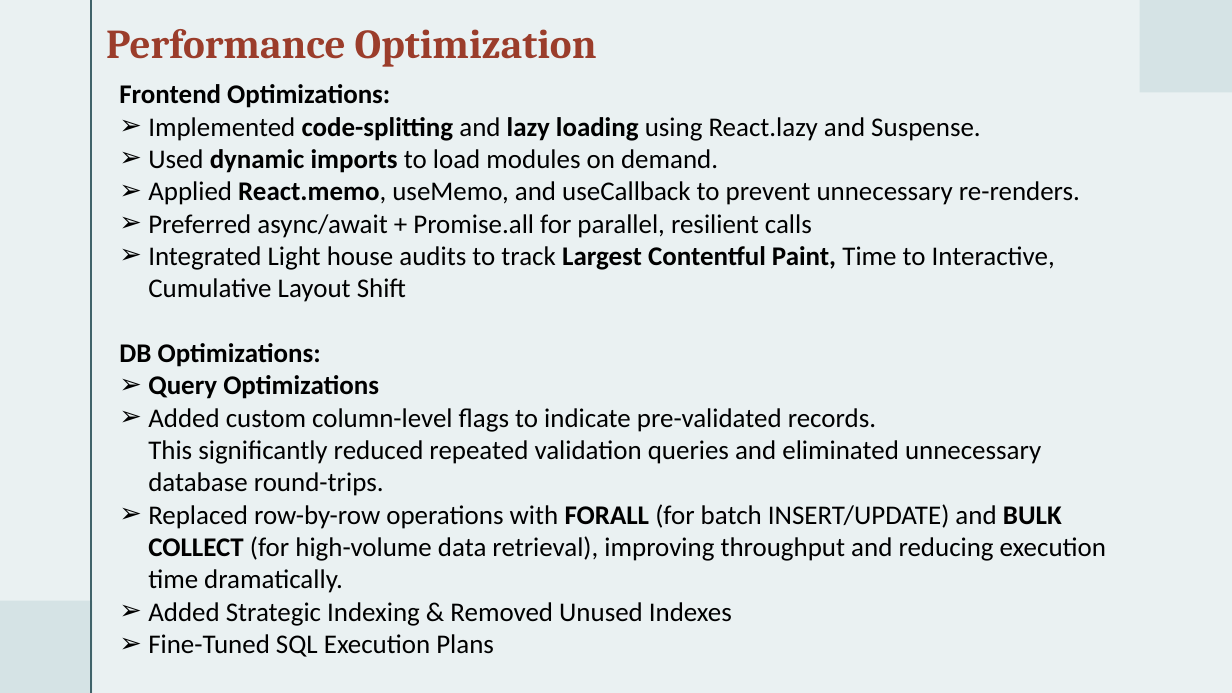
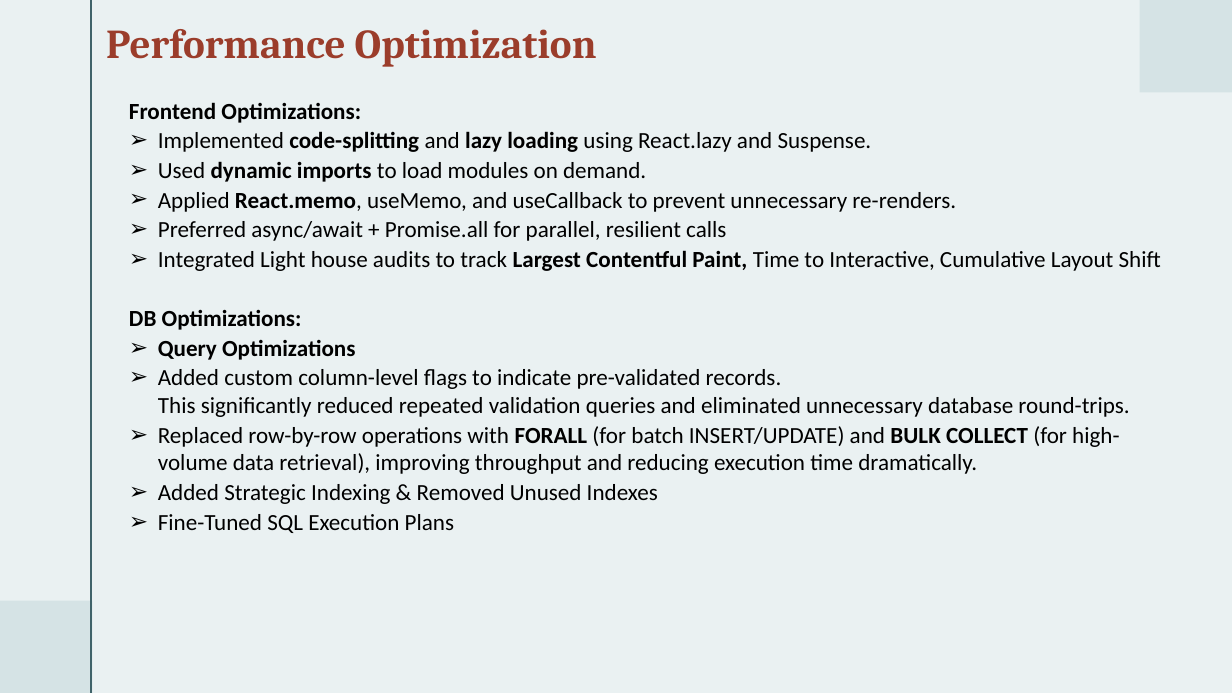
Before and after one commit to ChittaniSwathiTamuc/sel-react-webapp, a slide deck: slide 10 of SEL Presentation.pptx (slide 12 before the commit). Drawn at 1232x693 pixels with LibreOffice and Linux fonts; fonts in the diff are those of the drawing. Boxes give left, top, right and bottom in pixels: in the first picture for what was removed or moved away, otherwise in the second. Text is boxed around its words. In the diff, an @@ line names an element or a change of style, - is before the commit and + after.

```diff
--- a/SEL Presentation.pptx
+++ b/SEL Presentation.pptx
@@ text "Frontend Optimizations:": place and size @@
-text "Frontend Optimizations:" at [119,84,1106,657]
+text "Frontend Optimizations:" at [129,102,1161,533]
@@ text "Frontend Optimizations:" at [129,102,1161,533]: size 21 to 18 pt; more space between paragraphs @@
```
Also in this commit, not shown: 5 other slides changed, 2 slides removed.
